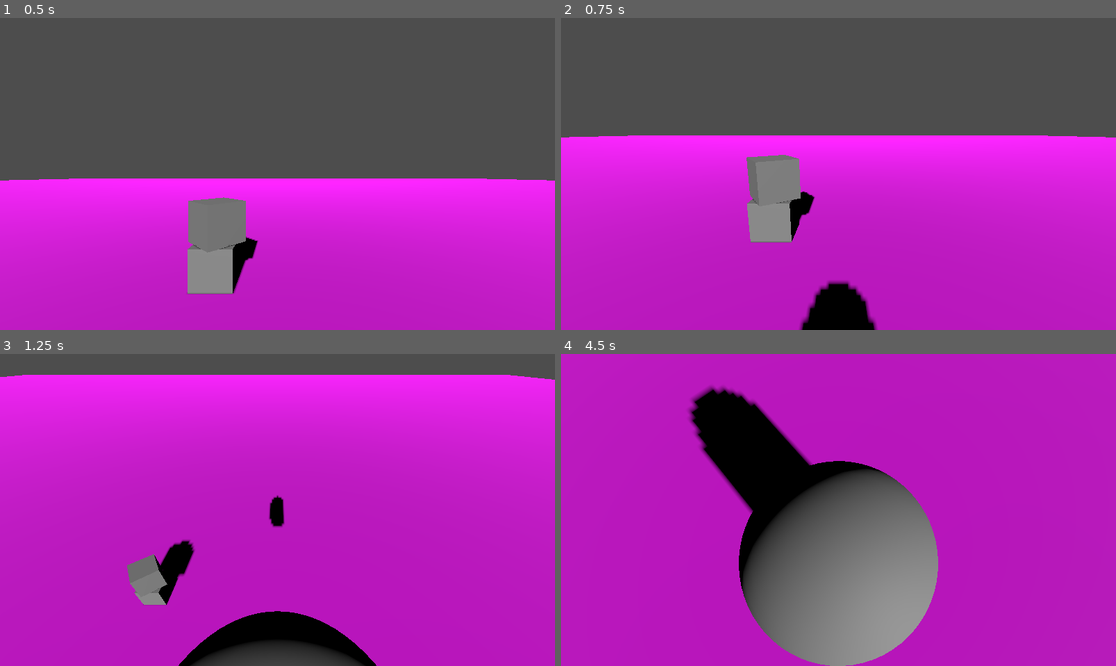
Above: before the commit, frames 1-4 (two rows, left to right).
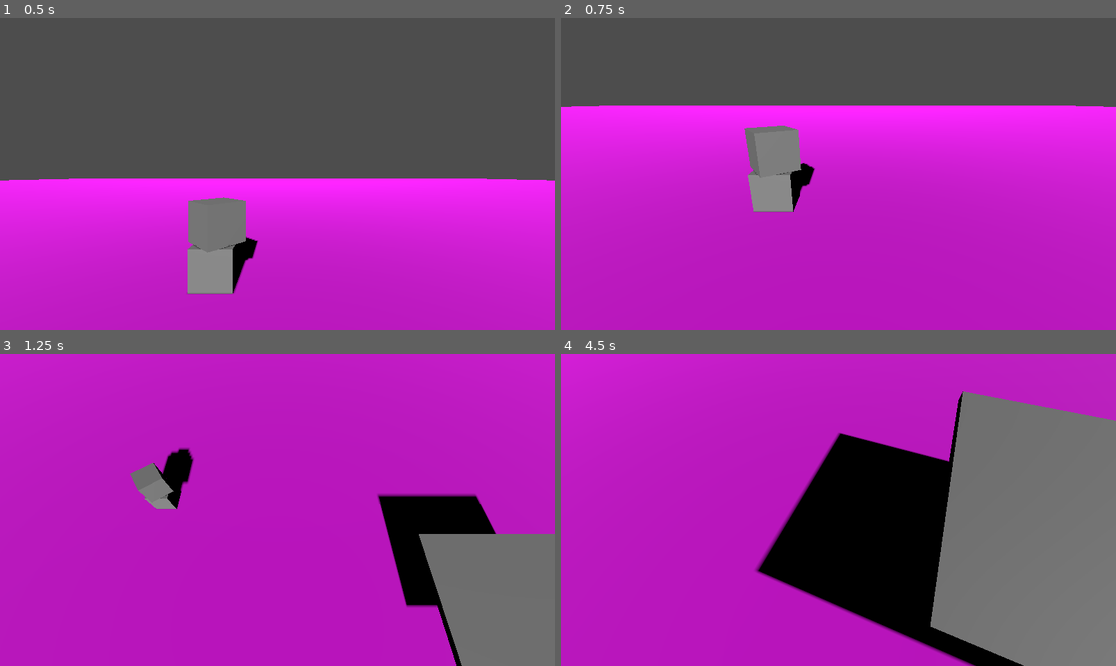
Above: after the commit, the same moments.

Repository: Flodurs/GoDotTest
Game: Godot game, scene res://scenes/level/level.tscn
The game is run twice, just before and just after one commit, with the same random seed, the same clock (stepped at 60 frames per second) and the same inputs.
Inputs:
- Up to frame 1 (0.5 s): no input
- Up to frame 2 (0.75 s): hold D (Right) from 0.53 s (still down); hold Down (CamDown) from 0.53 s (still down)
- Up to frame 3 (1.25 s): keep holding D (Right); keep holding Down (CamDown); tap Space (Jump) at 0.77 s; tap Up (CamUp) at 0.8 s
- Up to frame 4 (4.5 s): release D (Right) at 1.28 s; release Down (CamDown) at 1.28 s; hold S (Backward) 1.28-2.03 s; tap Up (CamUp) at 1.35, 2.3, 3.8, 4.35 s; tap Space (Jump) at 1.52, 3.02, 3.77 s; tap Down (CamDown) at 1.55, 3.05 s; hold D (Right) 2.03-2.78 s; hold Down (CamDown) 2.03-2.78 s; hold W (Forward) 2.78-3.53 s; tap Left (CamLeft) at 2.85 s; hold Right (CamRight) 3.53-4.28 s; hold A (Left) from 3.53 s (still down)

Frame 1 is identical in both runs. In frame 2, 17% of the frame differs, in the area x 0-100%, y 28-100%; in frame 3, 44%; in frame 4, 52%, in the area x 22-100%, y 10-100%.

Commit message:
moving platform

Diff:
--- /dev/null
+++ b/scenes/Objects/moving_platform.gd
@@ -0,0 +1,22 @@
+extends AnimatableBody3D
+
+var speed: int = 2
+var units_moved: float = 0
+var max_distance: int = 10
+var min_distance: int = 0
+var change_direction: bool = false
+var body_entered: bool = false
+
+func _physics_process(delta):
+	if units_moved >= max_distance:
+		change_direction = true
+	if units_moved <= min_distance:
+		change_direction = false
+
+	if not change_direction:
+		transform.origin.x += speed * delta
+		units_moved += speed * delta
+
+	if change_direction:
+		transform.origin.x -= speed * delta
+		units_moved -= speed * delta
--- /dev/null
+++ b/scenes/Objects/moving_platform.tscn
@@ -0,0 +1,30 @@
+[gd_scene load_steps=5 format=3 uid="uid://v08ble4p3wop"]
+
+[ext_resource type="Script" path="res://scenes/Objects/moving_platform.gd" id="1_j5i2u"]
+
+[sub_resource type="BoxMesh" id="BoxMesh_jpj3r"]
+
+[sub_resource type="BoxShape3D" id="BoxShape3D_xosiy"]
+size = Vector3(5.01522, 0.209799, 5.01951)
+
+[sub_resource type="BoxShape3D" id="BoxShape3D_n4jl0"]
+size = Vector3(4.8422, 0.825951, 4.90429)
+
+[node name="MovingPlatform" type="AnimatableBody3D"]
+script = ExtResource("1_j5i2u")
+
+[node name="MeshInstance3D" type="MeshInstance3D" parent="."]
+transform = Transform3D(5, 0, 0, 0, 0.2, 0, 0, 0, 5, 0, 0, 0)
+mesh = SubResource("BoxMesh_jpj3r")
+
+[node name="CollisionShape3D" type="CollisionShape3D" parent="."]
+shape = SubResource("BoxShape3D_xosiy")
+
+[node name="Area3D" type="Area3D" parent="."]
+
+[node name="CollisionShape3D" type="CollisionShape3D" parent="Area3D"]
+transform = Transform3D(1, 0, 0, 0, 1, 0, 0, 0, 1, 0, 0.504179, 0)
+shape = SubResource("BoxShape3D_n4jl0")
+
+[connection signal="body_entered" from="Area3D" to="." method="_on_area_3d_body_entered"]
+[connection signal="body_exited" from="Area3D" to="." method="_on_area_3d_body_exited"]
--- a/scenes/Player/player.gd
+++ b/scenes/Player/player.gd
@@ -45,6 +45,7 @@
 		velocity.y = jump_speed
 
 
+
 	if movement == false and is_on_floor():
 		velocity = velocity - velocity.normalized() * speed * delta
 
@@ -54,3 +55,7 @@
 
 
 	move_and_slide()
+
+
+func floor_snap():
+	apply_floor_snap()
--- a/scenes/Player/player.tscn
+++ b/scenes/Player/player.tscn
@@ -14,6 +14,7 @@
 shape = SubResource("CapsuleShape3D_3fy5n")
 
 [node name="MeshInstance3D" type="MeshInstance3D" parent="."]
+visible = false
 mesh = SubResource("CapsuleMesh_eagx7")
 
 [node name="PlayerCamera" parent="." instance=ExtResource("2_jmlg0")]
--- a/scenes/Player/player_camera.gd
+++ b/scenes/Player/player_camera.gd
@@ -1,14 +1,15 @@
 extends Camera3D
 
-var rotation_speed: int = 60
+var rot_cap: int = 70
+var rotation_speed: = 100
 var camera_direction_3d: Vector3
 var look_dir_2d: Vector3
 
 func _process(delta):
 
-	if Input.is_action_pressed("CamUp"):
+	if Input.is_action_pressed("CamUp") and rotation.x < deg_to_rad(rot_cap):
 		rotation.x += deg_to_rad(rotation_speed) * delta
-	if Input.is_action_pressed("CamDown"):
+	if Input.is_action_pressed("CamDown") and rotation.x > deg_to_rad(-rot_cap):
 		rotation.x -= deg_to_rad(rotation_speed) * delta
 	if Input.is_action_pressed("CamRight"):
 		rotation.y -= deg_to_rad(rotation_speed) * delta
--- a/scenes/level/level.tscn
+++ b/scenes/level/level.tscn
@@ -1,7 +1,8 @@
-[gd_scene load_steps=6 format=3 uid="uid://dt7u684plii76"]
+[gd_scene load_steps=7 format=3 uid="uid://dt7u684plii76"]
 
 [ext_resource type="PackedScene" uid="uid://bfrl7ncibdxrg" path="res://scenes/Player/player.tscn" id="1_wofso"]
 [ext_resource type="PackedScene" uid="uid://2m18wnpcsctt" path="res://scenes/enemys/enemy_1.tscn" id="2_c3eje"]
+[ext_resource type="PackedScene" uid="uid://v08ble4p3wop" path="res://scenes/Objects/moving_platform.tscn" id="3_572og"]
 
 [sub_resource type="BoxMesh" id="BoxMesh_gwq0k"]
 
@@ -34,3 +35,6 @@
 
 [node name="CharacterBody3D" parent="." instance=ExtResource("2_c3eje")]
 transform = Transform3D(1, 0, 0, 0, 1, 0, 0, 0, 1, -2.49216, 2, -5)
+
+[node name="MovingPlatform" parent="." instance=ExtResource("3_572og")]
+transform = Transform3D(1, 0, 0, 0, 1, 0, 0, 0, 1, 10.4945, 2.08352, 0)
